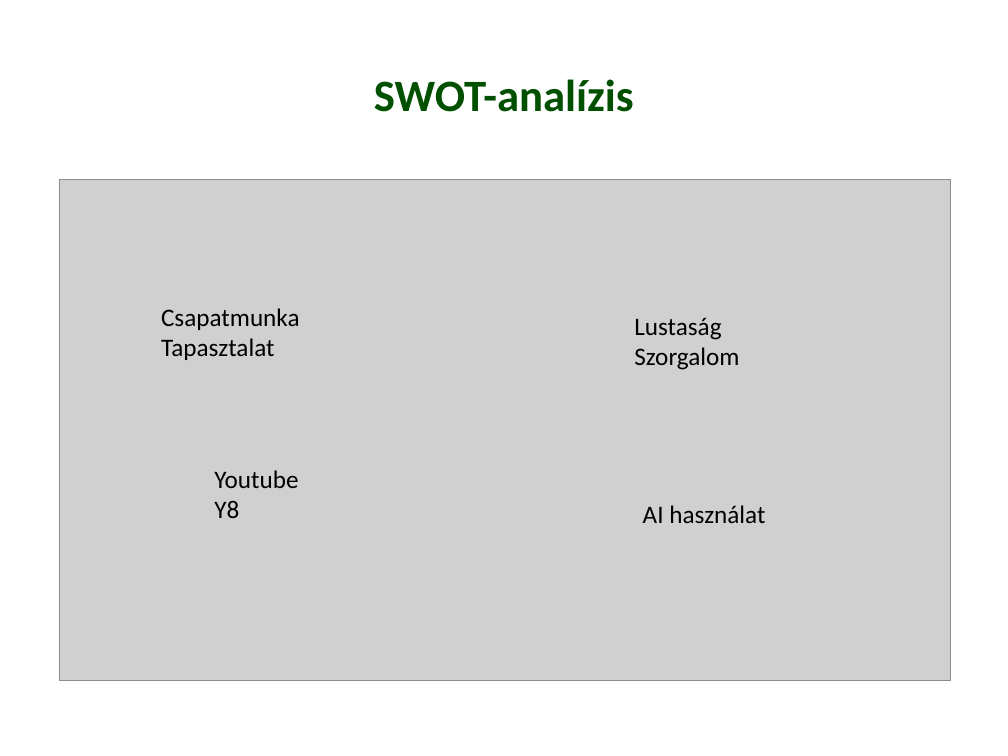
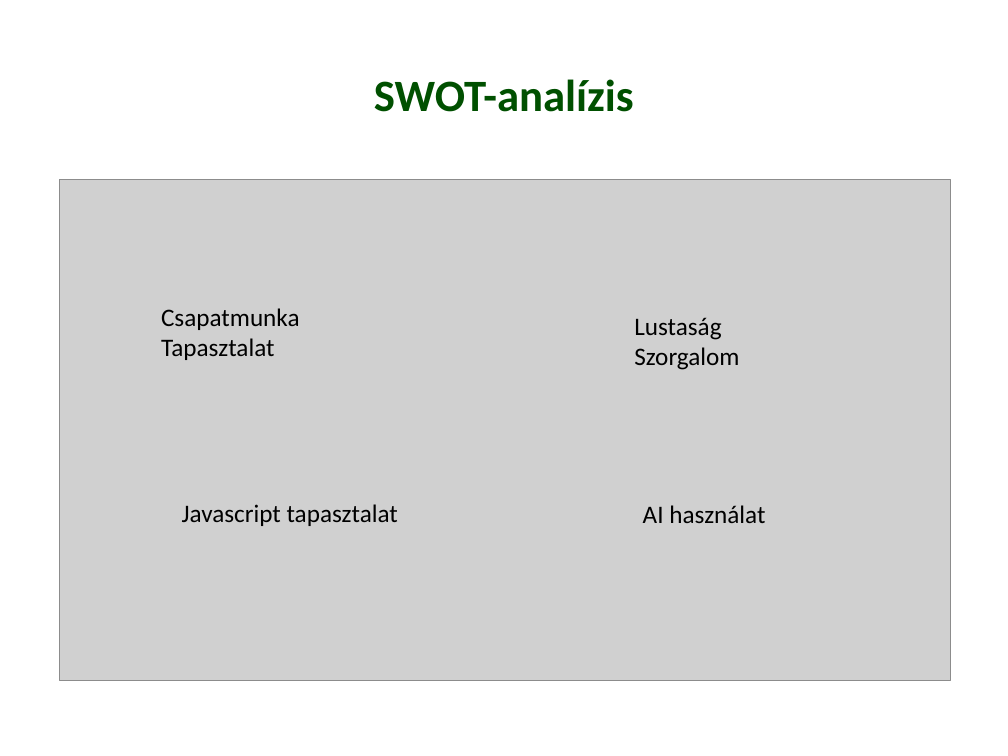
Before and after one commit to Csabikasz12/todolist, a slide deck: slide 2 of to do.pptx. Drawn at 1008x756 pixels with LibreOffice and Linux fonts; fonts in the diff are those of the drawing; grey boxes stand for pictures. Boxes give left, top, right and bottom in pixels: in the first picture for what was removed or moved away, otherwise in the second. Text is boxed around its words. In the diff, an @@ line names an element or a change of style, - is before the commit and + after.

```diff
--- a/to do.pptx
+++ b/to do.pptx
@@ text at [182, 504, 398, 526]: text changed @@
-Youtube
-Y8
+Javascript tapasztalat
```
